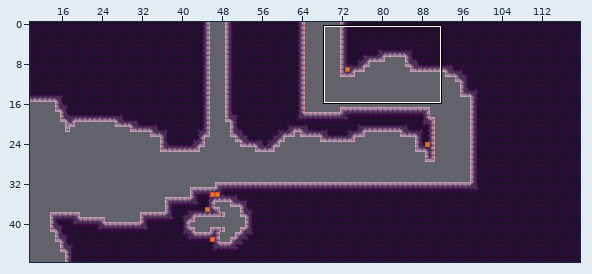
Tiled map (JSON) -- assets/world/room/intro3.json. The picture above shows the old version from afar; the outline marks the close-up.
Close-up. Before the commit:
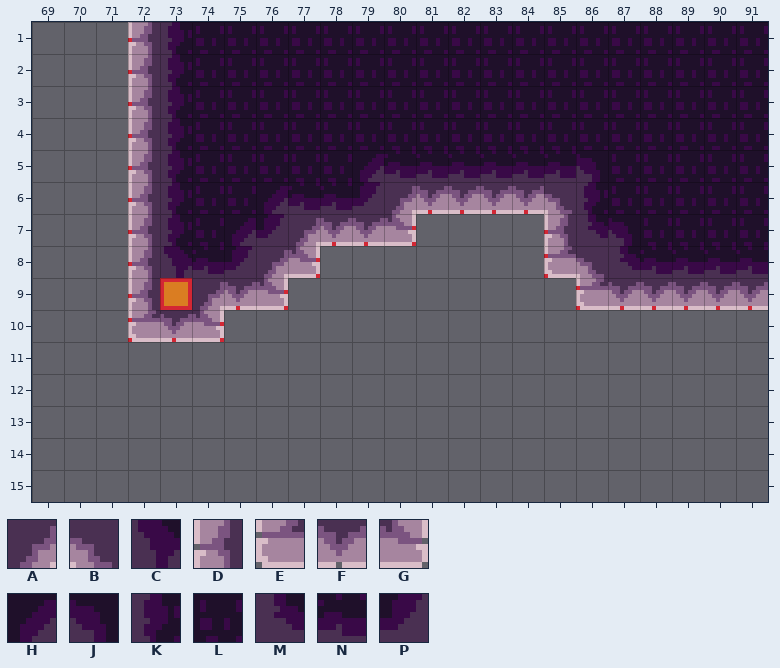
Cells are 8x8 px. Shown: x 69..91, y 1..15. The commit also changed other parts of the map, which this record leaves out.
Key: from "stone": A 3, B 4, C 9, D 13, E 26, F 27, G 28, H 60, J 61, K 62, L 63, M 75, N 76, P 77.
_ is an empty cell.
Layers that did not change in this view are not listed.
Layer "map" before, first column x 69:
 1 ___DKLLLLLLLLLLLLLLLLLL
 2 ___DKLLLLLLLLLLLLLLLLLL
 3 ___DKLLLLLLLLLLLLLLLLLL
 4 ___DKLLLLLLLLLLLLLLLLLL
 5 ___DKLLLLLHNNNNNNJLLLLL
 6 ___DKLLHNNPAFFFFBKLLLLL
 7 ___DKLHPAFFG____DMJLLLL
 8 ___DCNPAG_______EBMNNNN
 9 ___D_AFG_________EFFFFF
10 ___EFG_________________
11 _______________________
12 _______________________
13 _______________________
14 _______________________
15 _______________________
New version:
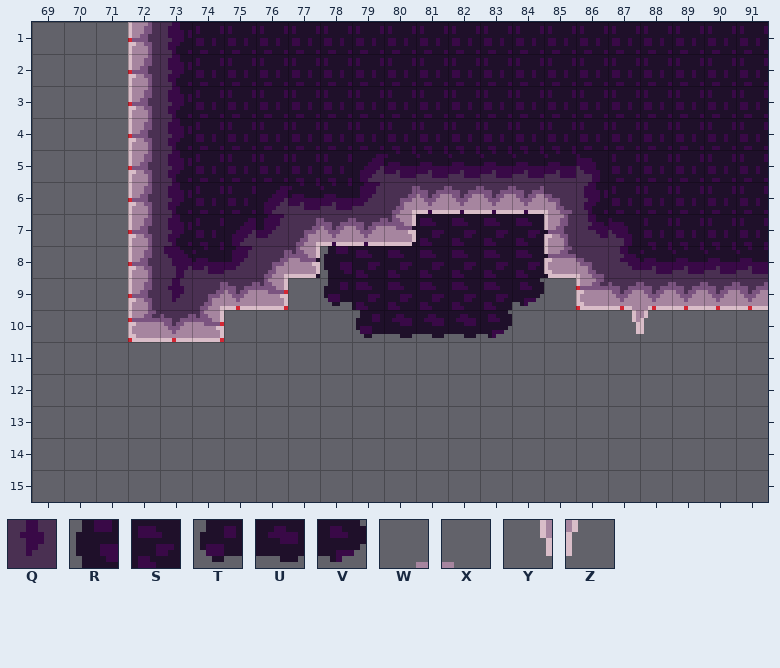
Further tiles: from "stone": Q 72; from "stone_bg_decal": R 17, S 18, T 30, U 31, V 32; from "stone_fg_decal": W 4, X 5, Y 17, Z 18.
Edits made:
Changed rows in their new state; . is an unchanged cell.
Layer "bg":
first column x 77:
 6 ....SSSS.
 7 .SSSSSSSS
 8 SRSSSSSSS
 9 .TSSSSSV.
10 ..TUUUV..
Layer "map":
first column x 73:
 9 Q
Layer "fg":
first column x 87:
 9 WX
10 YZ
